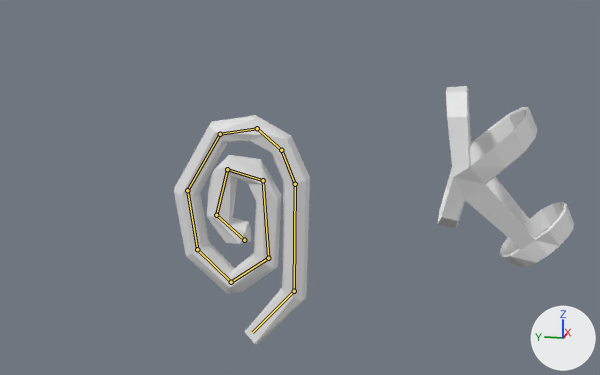
The Blender file Assets/Models/halter.blend as it was, and as the next commit left it.
Rendered twice from a 50 mm lens placed at (-12.98, -4.04, 5.85), pointed at (0.44, -1.36, 2.5). Every picture has the same lights, and +X, +Y and +Z are marked at lower right. The bones that bend it are drawn over the model as lines.
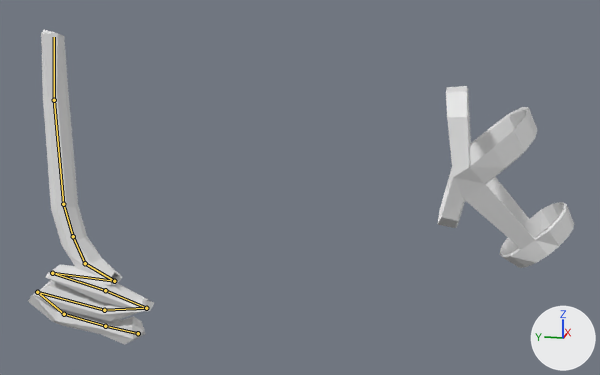
The newer file adds an action. The first version stands in its rest pose; the second is drawn at frame 0 of the action 'hanging'.

Where the change shows, as pixel boxes (x1, y1, x2, y2) in the pictures (600 x 375 px):
'Plane', posed (7% narrower, 37% taller)
    before: (174, 115, 310, 345)
    after: (28, 30, 154, 345)
bone 'Bone', root to tip
    before: (244, 240) to (216, 215)
    after: (138, 333) to (105, 326)
bone 'Bone.001', root to tip
    before: (216, 215) to (227, 169)
    after: (105, 326) to (64, 314)
bone 'Bone.002', root to tip
    before: (227, 169) to (263, 180)
    after: (64, 314) to (37, 292)
bone 'Bone.003', root to tip
    before: (263, 180) to (268, 258)
    after: (37, 292) to (104, 310)
bone 'Bone.004', root to tip
    before: (268, 258) to (231, 282)
    after: (104, 310) to (146, 308)
bone 'Bone.005', root to tip
    before: (231, 282) to (197, 249)
    after: (146, 308) to (105, 290)
bone 'Bone.006', root to tip
    before: (197, 249) to (187, 190)
    after: (105, 290) to (52, 273)
bone 'Bone.007', root to tip
    before: (187, 190) to (220, 134)
    after: (52, 273) to (114, 281)
bone 'Bone.008', root to tip
    before: (220, 134) to (257, 128)
    after: (114, 281) to (85, 263)
bone 'Bone.009', root to tip
    before: (257, 128) to (281, 150)
    after: (85, 263) to (73, 236)
bone 'Bone.010', root to tip
    before: (281, 150) to (295, 184)
    after: (73, 236) to (63, 204)
bone 'Bone.011', root to tip
    before: (295, 184) to (294, 291)
    after: (63, 204) to (54, 100)
bone 'Bone.012', root to tip
    before: (294, 291) to (252, 332)
    after: (54, 100) to (54, 37)

The edits, one by one:
Bone 'Bone' (bone_bone) moves from (0.0, 0.0, 0.0) to (0.077, 0.392, -3.029).
Bone 'Bone' (bone_bone) turns from (0, 0, 0) to (-32, -1, 0) degrees about its own x, y and z.
Bone 'Bone.001' (bone_bone_001) turns from (0, 0, 0) to (61, -1, 1) degrees about its own x, y and z.
Bone 'Bone.002' (bone_bone_002) turns from (0, 0, 0) to (64, 0, -3) degrees about its own x, y and z.
Bone 'Bone.003' (bone_bone_003) turns from (0, 0, 0) to (-79, -2, 2) degrees about its own x, y and z.
Bone 'Bone.004' (bone_bone_004) turns from (0, 0, 0) to (-75, 1, -4) degrees about its own x, y and z.
Bone 'Bone.005' (bone_bone_005) turns from (0, 0, 0) to (129, -6, 6) degrees about its own x, y and z.
Bone 'Bone.006' (bone_bone_006) turns from (0, 0, 0) to (-45, -2, -2) degrees about its own x, y and z.
Bone 'Bone.007' (bone_bone_007) turns from (0, 0, 0) to (-132, -4, -11) degrees about its own x, y and z.
Bone 'Bone.008' (bone_bone_008) turns from (0, 0, 0) to (-151, 0, -13) degrees about its own x, y and z.
Bone 'Bone.009' (bone_bone_009) turns from (0, 0, 0) to (11, 2, 2) degrees about its own x, y and z.
Bone 'Bone.010' (bone_bone_010) turns from (0, 0, 0) to (20, 0, 0) degrees about its own x, y and z.
Bone 'Bone.011' (bone_bone_011) turns from (0, 0, 0) to (-10, 0, 0) degrees about its own x, y and z.
Bone 'Bone.012' (bone_bone_012) turns from (0, 0, 0) to (-35, 0, 0) degrees about its own x, y and z.
